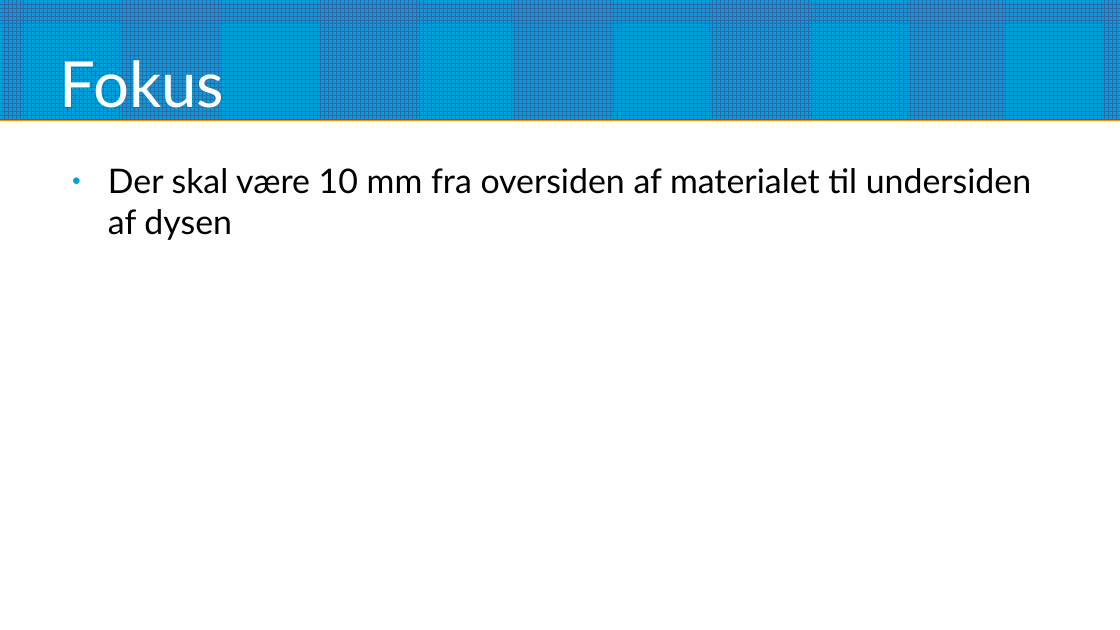
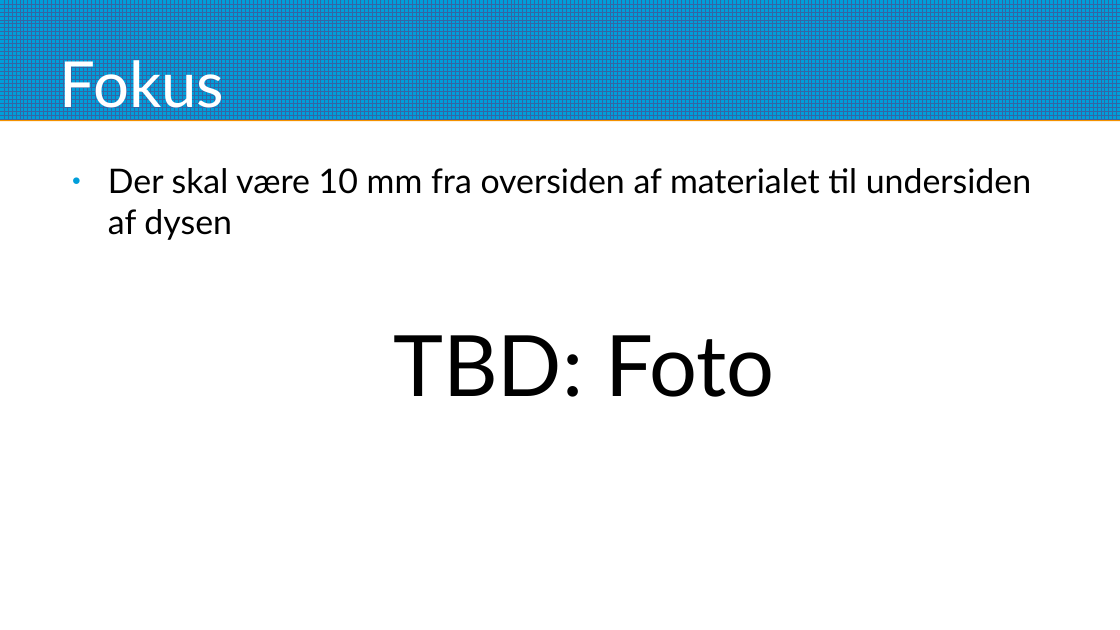
Before and after one commit to Hal9k-dk/lasersaur, a slide deck: slide 6 of intro/lasersaurintro.odp. Drawn at 1120x630 pixels with LibreOffice and Linux fonts; fonts in the diff are those of the drawing. Boxes give left, top, right and bottom in pixels: in the first picture for what was removed or moved away, otherwise in the second. Text is boxed around its words. In the diff, an @@ line names an element or a change of style, - is before the commit and + after.

Commit message:
Add TBD.

```diff
--- a/intro/lasersaurintro.odp
+++ b/intro/lasersaurintro.odp
@@ text at (x1=393, y1=335, x2=775, y2=397): paragraph added @@
+TBD: Foto
```
